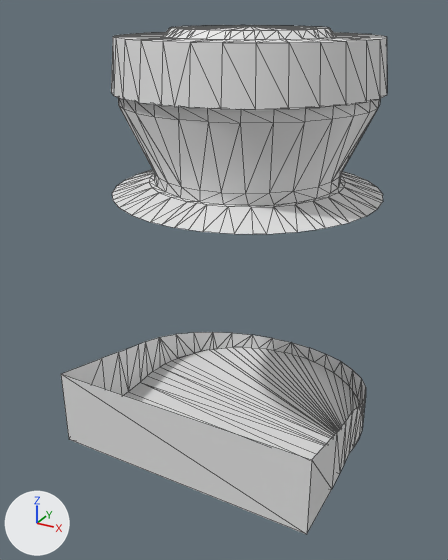
One commit to the COLLADA model webots/projects/devices/sick/protos/meshes/sick_s300_black.dae: the scene before it, then after it.
The view is the same before and after, from a 50 mm lens placed at (0.1006, -0.2005, 0.0427), pointed at (-0.0039, -0.0103, -0.0524). The lights are fixed; the arrows at lower left show +X, +Y and +Z. Mesh edges are drawn as thin lines. Where no turn or scale is listed for an object, it has been applied to the vertices. Vertices at the same position are counted once.

Names of what the first picture shows: 'black'.
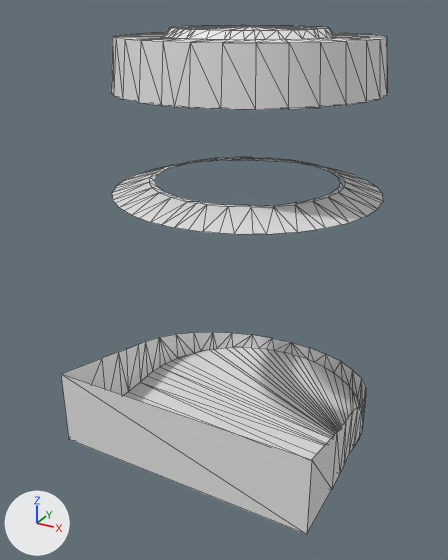
Edits to the scene script, one JSON object a line:
```json
{"block": "me_shape0_004", "where": "# used by ob_black; location = (0.0, 0.0, 0.0)"}
{"op": "remove", "block": "me_shape0_004", "code": "me_shape0_004.from_pydata(...)  # 473 vertices, 853 faces; spans x -0.051..0.051, y -0.054..0.051, z -0.115..0.037"}
{"op": "add", "block": "me_shape0_004", "code": "me_shape0_004.from_pydata(...)  # 415 vertices, 681 faces; spans x -0.051..0.051, y -0.054..0.051, z -0.115..0.037"}
{"block": "me_shape0_004", "change": "me_shape0_004 part 1"}
{"block": "me_shape0_004", "change": "58 vertices are removed from x -0.045..0.045, y -0.045..0.045, z -0.011..0.013"}
{"block": "me_shape0_004", "change": "172 faces are deleted"}
```

What differs and where, as boxes (x1, y1, x2, y2) in the pictures (448 x 560 px):
```json
{"part": 1, "of": "me_shape0_004", "change": "deleted", "before": [118, 97, 380, 205]}
```
